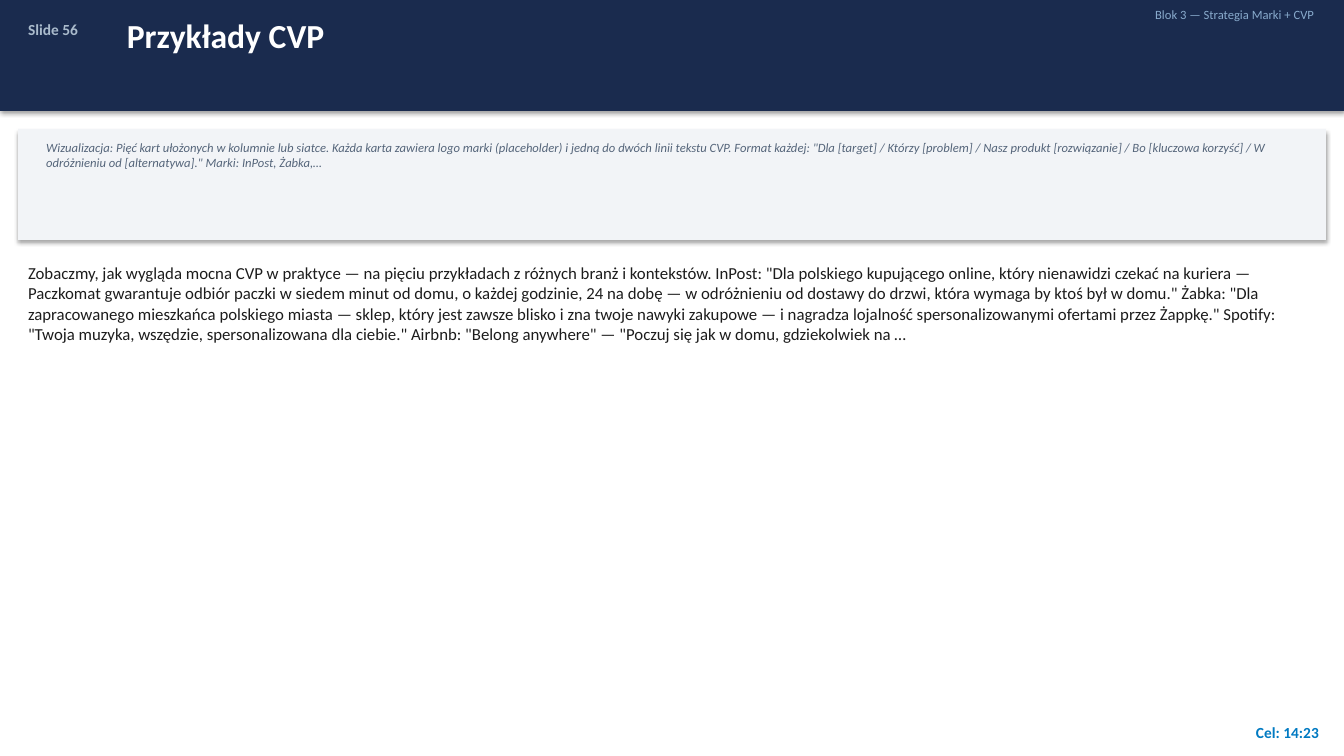
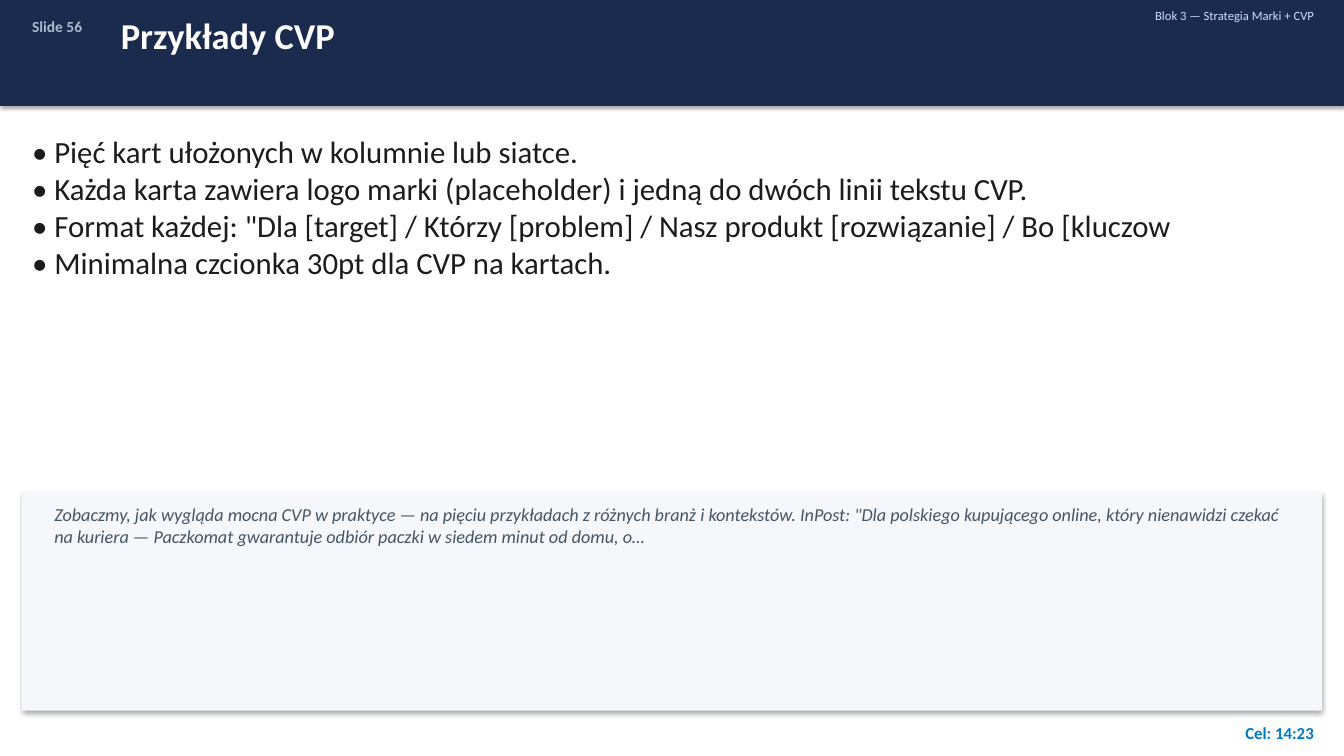
Before and after one commit to porwisz/marketing-zajecia, a slide deck: slide 56 of course-materials/Strategia_Marketingu_Cyfrowego.pptx. Drawn at 1344x756 pixels with LibreOffice and Linux fonts; fonts in the diff are those of the drawing. Boxes give left, top, right and bottom in pixels: in the first picture for what was removed or moved away, otherwise in the second. Text is boxed around its words. In the diff, an @@ line names an element or a change of style, - is before the commit and + after.

```diff
--- a/course-materials/Strategia_Marketingu_Cyfrowego.pptx
+++ b/course-materials/Strategia_Marketingu_Cyfrowego.pptx
@@ rectangle: place and size @@
-rectangle at bbox=[0, 0, 1344, 111]
+rectangle at bbox=[0, 0, 1344, 106]
@@ text "Slide 56": place and size @@
-text "Slide 56" at bbox=[28, 24, 78, 35]
+text "Slide 56" at bbox=[32, 21, 82, 32]
@@ text "Przykłady CVP" at bbox=[121, 23, 335, 55]: size 24 to 26 pt @@
@@ text "Blok 3 — Strategia Marki ..." at bbox=[1155, 11, 1314, 22]: text colour #88AACC to #CCDDFF @@
@@ rectangle removed at bbox=[18, 129, 1326, 240] @@
@@ text at bbox=[54, 141, 1170, 279]: text changed; size 9 to 22 pt; text colour #55657A to #1C1C1C; italic off @@
-Wizualizacja: Pięć kart ułożonych w kolumnie lub siatce. Każda karta zawiera logo marki (placeholder) i jedną do dwóch linii tekstu CVP. Format każdej: "Dla [target] / Którzy [problem] / Nasz produkt [rozwiązanie] / Bo [kluczowa korzyść] / W odróżnieniu od [alternatywa]." Marki: InPost, Żabka,…
+• Pięć kart ułożonych w kolumnie lub siatce.
+• Każda karta zawiera logo marki (placeholder) i jedną do dwóch linii tekstu CVP.
+• Format każdej: "Dla [target] / Którzy [problem] / Nasz produkt [rozwiązanie] / Bo [kluczow
+• Minimalna czcionka 30pt dla CVP na kartach.
@@ rectangle added at bbox=[22, 492, 1322, 711], fill #F5F7FA @@
@@ text at bbox=[54, 508, 1279, 546]: text changed; size 12 to 13 pt; text colour #1C1C1C to #445566; italic on @@
-Zobaczmy, jak wygląda mocna CVP w praktyce — na pięciu przykładach z różnych branż i kontekstów. InPost: "Dla polskiego kupującego online, który nienawidzi czekać na kuriera — Paczkomat gwarantuje odbiór paczki w siedem minut od domu, o każdej godzinie, 24 na dobę — w odróżnieniu od dostawy do drzwi, która wymaga by ktoś był w domu." Żabka: "Dla zapracowanego mieszkańca polskiego miasta — sklep, który jest zawsze blisko i zna twoje nawyki zakupowe — i nagradza lojalność spersonalizowanymi ofertami przez Żappkę." Spotify: "Twoja muzyka, wszędzie, spersonalizowana dla ciebie." Airbnb: "Belong anywhere" — "Poczuj się jak w domu, gdziekolwiek na …
+Zobaczmy, jak wygląda mocna CVP w praktyce — na pięciu przykładach z różnych branż i kontekstów. InPost: "Dla polskiego kupującego online, który nienawidzi czekać na kuriera — Paczkomat gwarantuje odbiór paczki w siedem minut od domu, o…
@@ text "Cel: 14:23": place and size @@
-text "Cel: 14:23" at bbox=[1256, 727, 1318, 738]
+text "Cel: 14:23" at bbox=[1245, 727, 1314, 739]
@@ text "Cel: 14:23" at bbox=[1245, 727, 1314, 739]: size 11 to 12 pt @@
```
Also in this commit, not shown: 81 other slides changed, 3 slides added, 3 slides removed, 1 other file.
